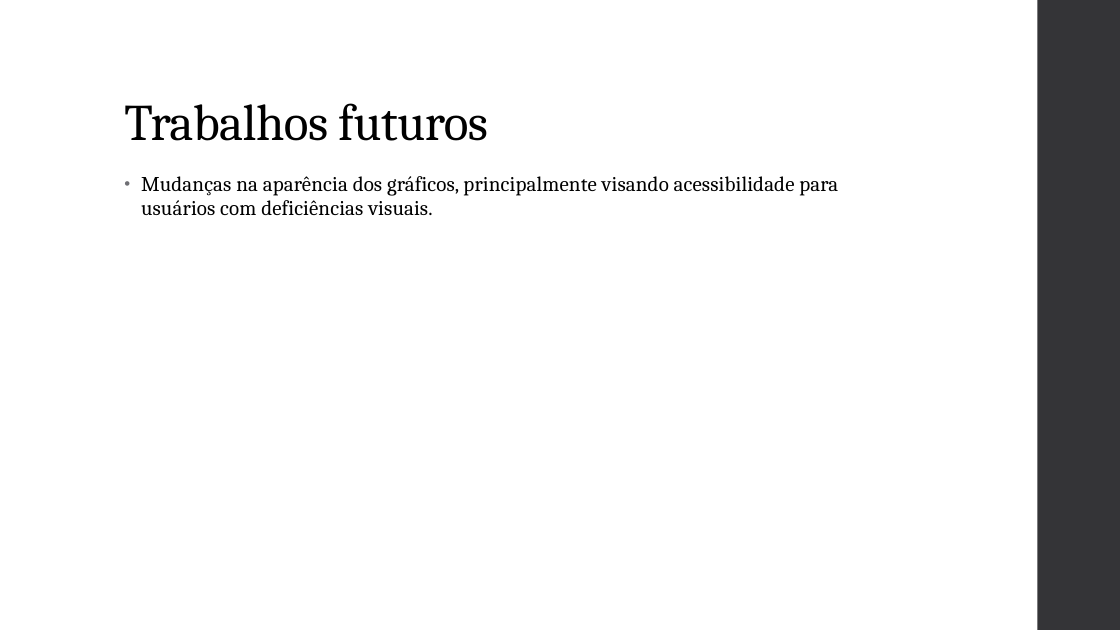
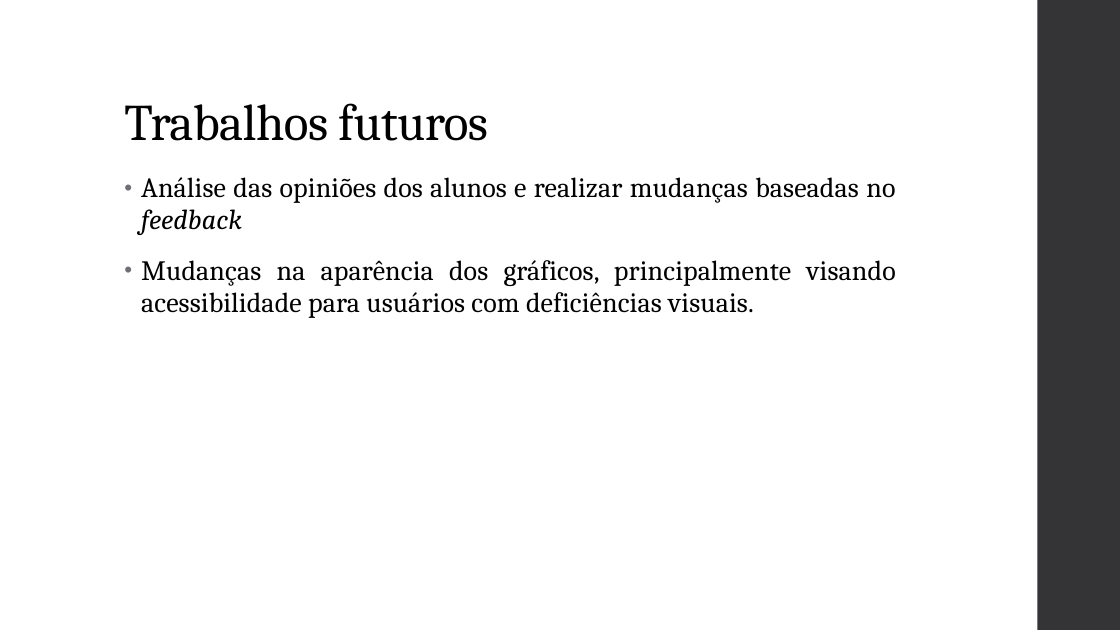
Before and after one commit to gvheisler/dashboard-disciplinas, a slide deck: slide 19 of presentation/presentation.pptx (slide 20 before the commit). Drawn at 1120x630 pixels with LibreOffice and Linux fonts; fonts in the diff are those of the drawing. Boxes give left, top, right and bottom in pixels: in the first picture for what was removed or moved away, otherwise in the second. Text is boxed around its words. In the diff, an @@ line names an element or a change of style, - is before the commit and + after.

Commit message:
apresentação

```diff
--- a/presentation/presentation.pptx
+++ b/presentation/presentation.pptx
@@ text at (141,177,895,235): paragraph added @@
+• Análise das opiniões dos alunos e realizar mudanças baseadas no feedback
@@ text at (141,260,895,318): size 18 to 24 pt in "Mudanças na aparência dos gráficos, principalmente visando ..."; alignment left to justified @@
```
Also in this commit, not shown: 6 other slides changed, 2 slides added, 3 slides removed, 1 other file.
